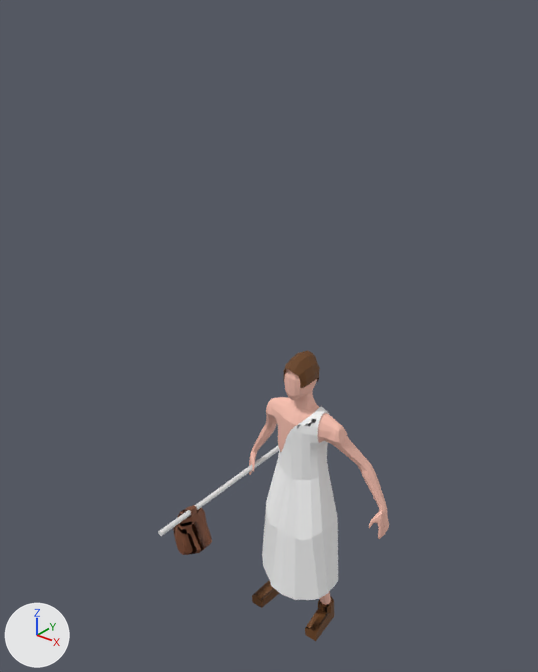
The FBX model Pacification/Assets/Prefabs/Features/Units/Settler.fbx, before and after one commit.
Both versions are drawn from a camera (50 mm lens) standing at (4.56, -6.31, 5.98) and looking at (-0.43, -0.07, 2.12). The axes (+X, +Y, +Z) are drawn at lower left. The lights are the same throughout.

The first picture shows 'Chaussures', 'Cheveux', 'Cube.003', 'Cylinder', 'Plane', 'Toge'.
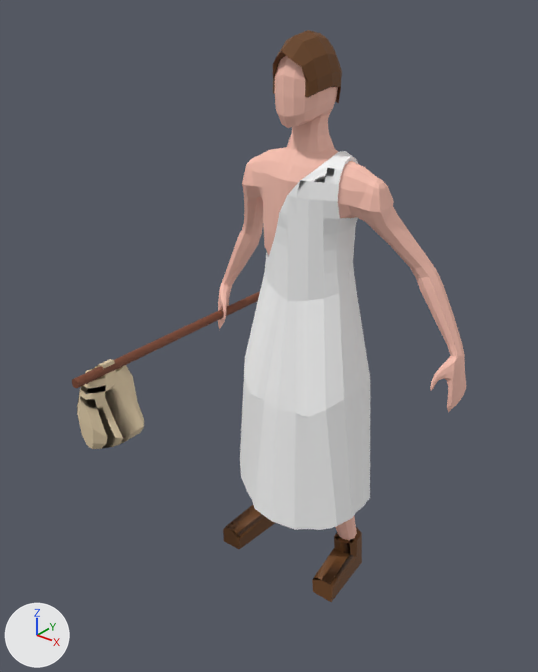
The change, as a list of edits to the scene's bpy script:
```text
Change mat_baluchon:
    mat_baluchon.base_color: (0.197, 0.0658, 0.0276) -> (0.732, 0.59, 0.383)  # brown #7b492e -> beige #decaa6
Add mat_manche:
    mat_manche = principled_material('Manche')
    mat_manche.base_color = (0.192, 0.057, 0.0254)  # brown #79442c
    mat_manche.roughness = 0.69
Change me_cylinder:
    where me_cylinder.from_pydata(...)  # 64 vertices, 34 faces; spans x -1.0..1.0, y -1.0..1.0, z -1.0..1.0
    add me_cylinder.materials.append(mat_manche)  # brown #79442c
Change ob_plane:
    ob_plane.location: (-0.94, -0.96, -0.19) -> (-1.53, -1.59, 1.94)
    ob_plane.scale: (0.0515, 0.0515, 0.0515) -> (0.0826, 0.0826, 0.0826)
Change ob_cylinder:
    ob_cylinder.location: (-0.98, -0.27, -0.2) -> (-1.58, -0.05, 1.93)
    ob_cylinder.scale: (0.0349, 0.0349, 1.25) -> (0.056, 0.056, 2.0)
Change ob_cube_003:
    ob_cube_003.location: (0.02, 0.0, 0.49) -> (0.02, 0.0, 3.06)
    ob_cube_003.scale: (0.597, 0.597, 0.597) -> (0.957, 0.957, 0.957)
Change ob_cheveux:
    ob_cheveux.location: (0.02, 0.0, 0.49) -> (0.02, 0.0, 3.06)
    ob_cheveux.scale: (0.597, 0.597, 0.597) -> (0.957, 0.957, 0.957)
Change ob_toge:
    ob_toge.location: (0.02, 0.0, 0.49) -> (0.02, 0.0, 3.06)
    ob_toge.scale: (0.597, 0.597, 0.597) -> (0.957, 0.957, 0.957)
Change ob_chaussures:
    ob_chaussures.location: (0.02, 0.0, 0.49) -> (0.02, 0.0, 3.06)
    ob_chaussures.scale: (0.597, 0.597, 0.597) -> (0.957, 0.957, 0.957)
```

What differs and where, as boxes (x1, y1, x2, y2) in the pictures (538 x 672 px):
'Toge', moved, rescaled (70% wider, 95% taller): before (262, 406, 338, 600); after (240, 151, 370, 530)
'Cube.003', moved, rescaled (77% wider, 105% taller): before (249, 369, 389, 605); after (218, 56, 466, 540)
'Plane', recoloured, moved, rescaled (70% wider, 78% taller): before (173, 505, 212, 555); after (77, 359, 144, 449)
'Chaussures', moved, rescaled (69% wider, 58% taller): before (252, 580, 334, 641); after (223, 505, 362, 602)
'Cheveux', moved, rescaled (89% wider, 95% taller): before (284, 351, 320, 388); after (273, 30, 342, 103)
'Cylinder', recoloured, moved, rescaled: before (158, 446, 279, 536); after (72, 291, 260, 388)
